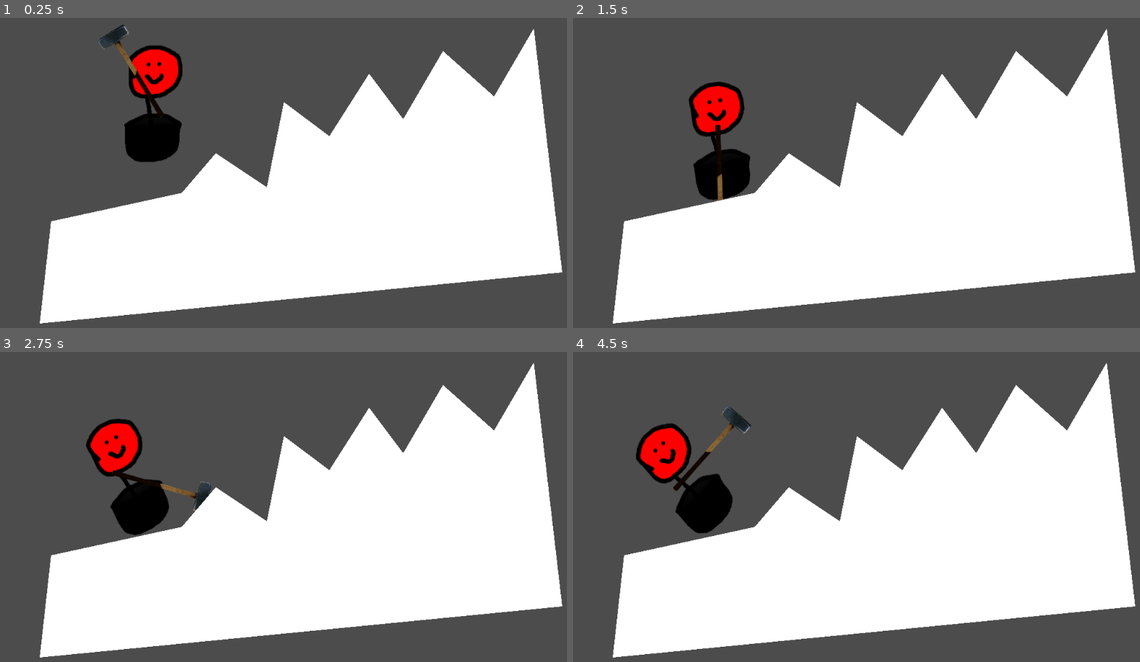
Above: before the commit, frames 1-4 (two rows, left to right).
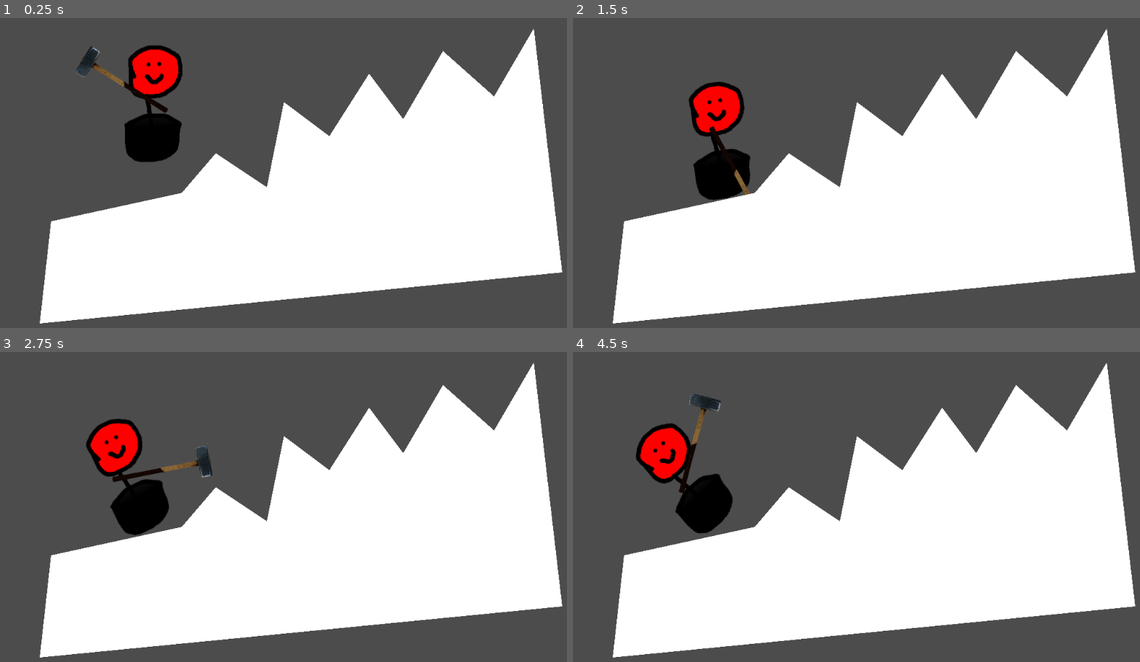
Above: after the commit, the same moments.

Repository: CyborgSquirrel/durak
Game: Godot game, scene res://scenes/Game.tscn
The game is run twice, just before and just after one commit, with the same random seed, the same clock (stepped at 60 frames per second) and the same inputs.
Inputs (mouse positions are in pixels of both pictures, inside the frame that each line leads up to):
- Up to frame 1 (0.25 s): no input
- Up to frame 2 (1.5 s): move the mouse to (992, 157) at 0.52 s; move the mouse to (748, 191) at 1.27 s
- Up to frame 3 (2.75 s): move the mouse to (351, 435) at 2.02 s
- Up to frame 4 (4.5 s): move the mouse to (833, 578) at 2.77 s; move the mouse to (1037, 559) at 3.52 s; move the mouse to (692, 457) at 4.27 s

The runs differ from the first frame. In frame 1, 0.7% of the frame differs, in the area x 13-30%, y 2-33%; in frame 2, 0.2%; in frame 3, 0.7%; in frame 4, 0.8%, in the area x 17-32%, y 13-46%.

Commit message:
Fixed hammer rotation

Diff:
--- a/scenes/Hammer.gd
+++ b/scenes/Hammer.gd
@@ -4,4 +4,4 @@
 	set_physics_process(true)
 
 func _physics_process(delta):
-	rotation += get_angle_to(get_global_mouse_position()) + 90
+	rotation += get_angle_to(get_global_mouse_position()) + PI/2
